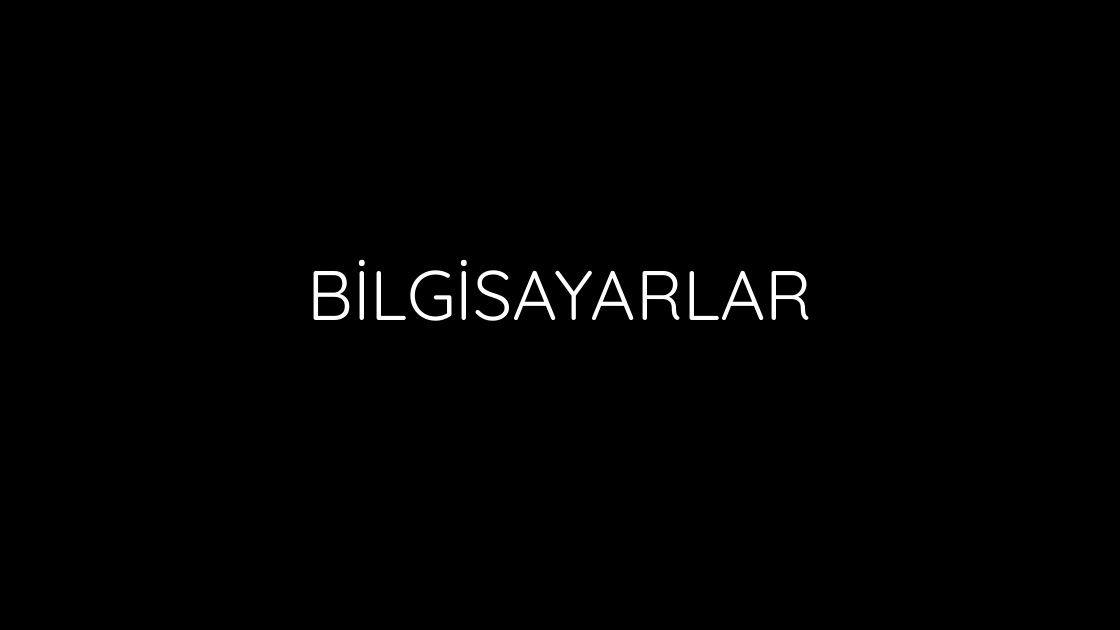
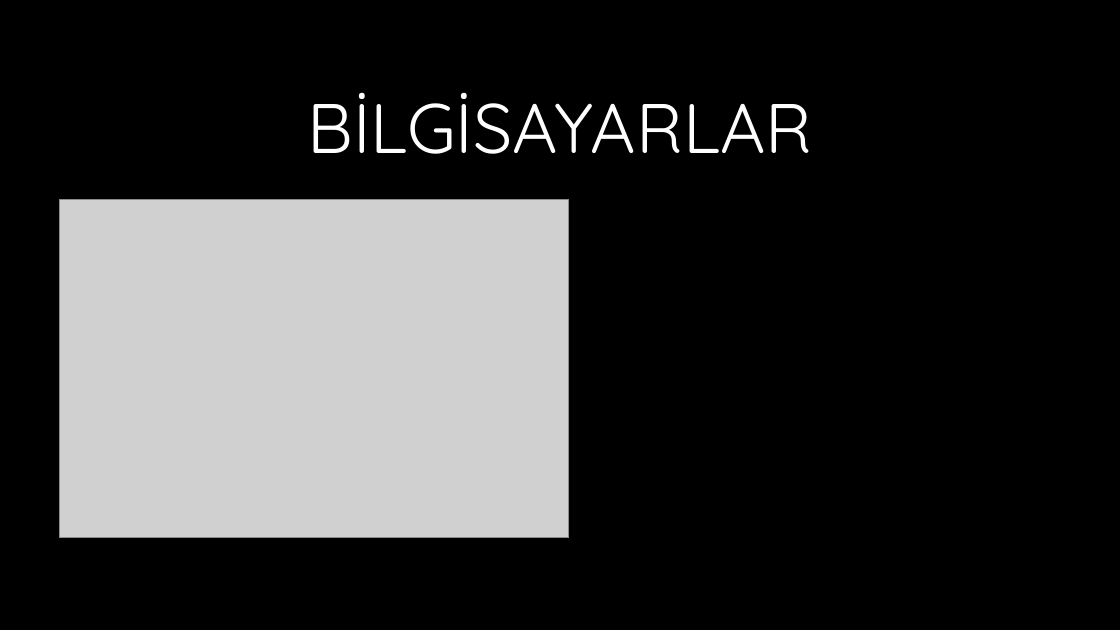
Before and after one commit to KeremSafaDemir/rocket-algorithm, a slide deck: slide 12 of presentations/avionic selector.pptx (slide 10 before the commit). Drawn at 1120x630 pixels with LibreOffice and Linux fonts; fonts in the diff are those of the drawing; grey boxes stand for pictures; background and template pictures are left out. Boxes give left, top, right and bottom in pixels: in the first picture for what was removed or moved away, otherwise in the second. Text is boxed around its words. In the diff, an @@ line names an element or a change of style, - is before the commit and + after.

Commit message:
presentation update

```diff
--- a/presentations/avionic selector.pptx
+++ b/presentations/avionic selector.pptx
@@ title "BİLGİSAYARLAR": place and size @@
-title "BİLGİSAYARLAR" at [307,260,812,321]
+title "BİLGİSAYARLAR" at [307,93,812,154]
@@ picture added at [60,199,570,538] @@
```
Also in this commit, not shown: 1 other slide changed, 2 slides added, 2 other files.
